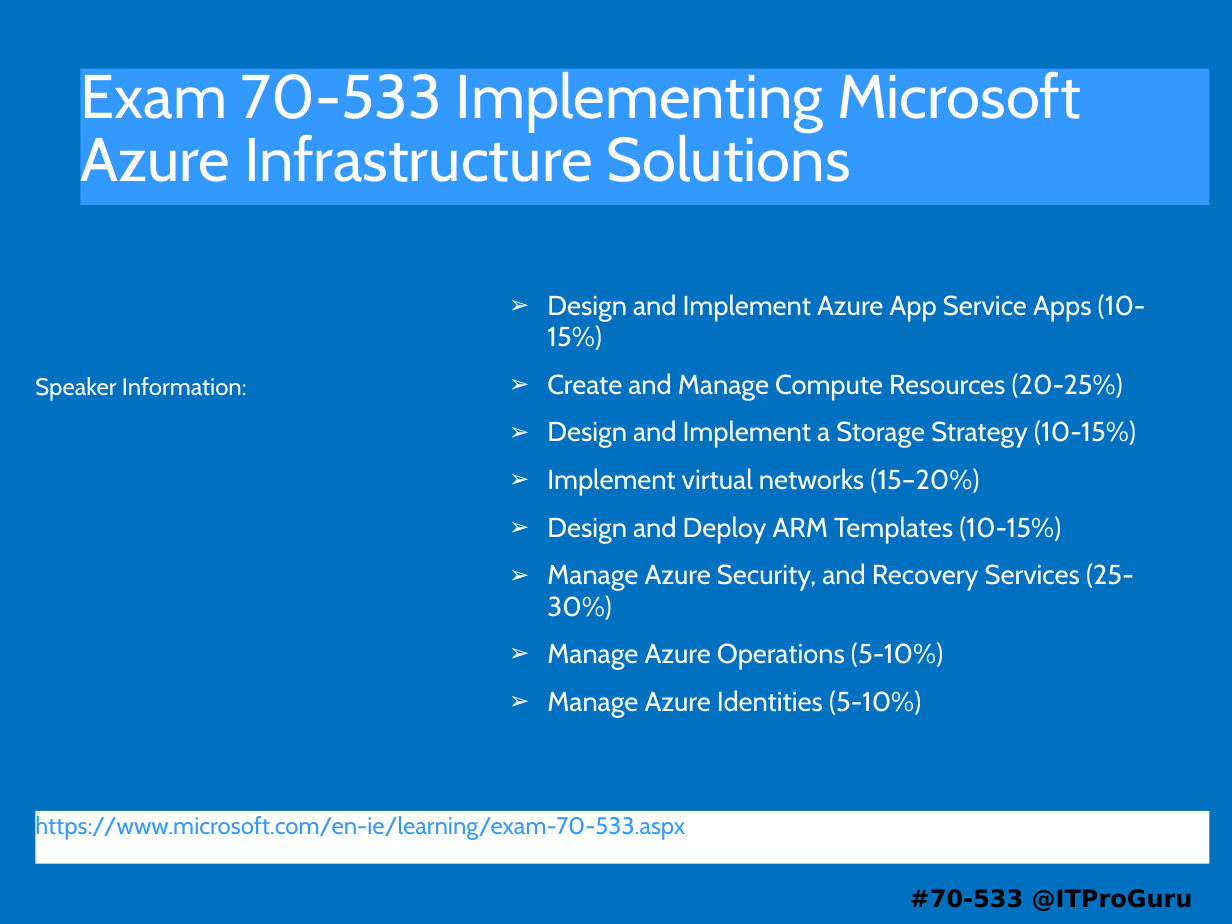
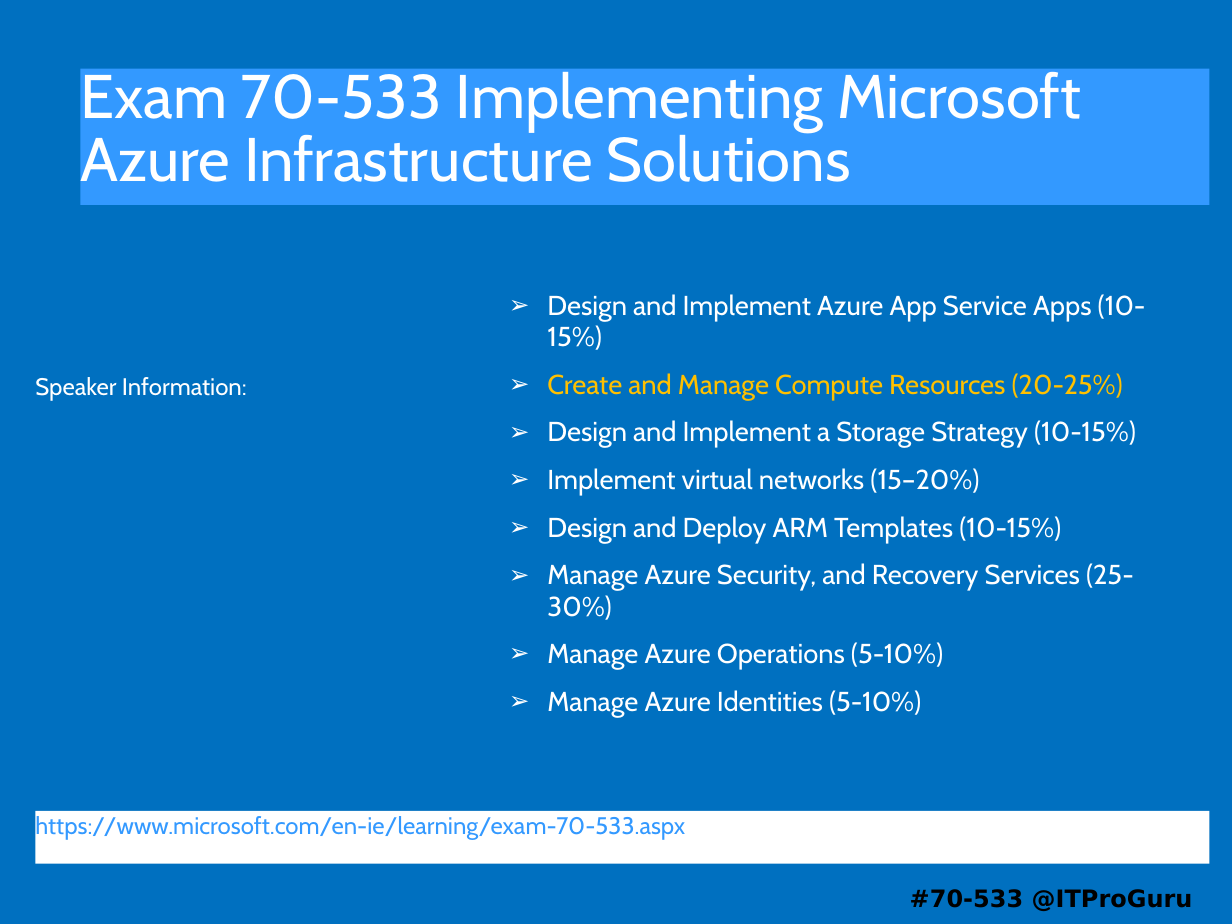
Before and after one commit to guruskill/70-533, a slide deck: slide 1 of 70-533-02-Compute.pptx. Drawn at 1232x924 pixels with LibreOffice and Linux fonts; fonts in the diff are those of the drawing. Boxes give left, top, right and bottom in pixels: in the first picture for what was removed or moved away, otherwise in the second. Text is boxed around its words. In the diff, an @@ line names an element or a change of style, - is before the commit and + after.

```diff
--- a/70-533-02-Compute.pptx
+++ b/70-533-02-Compute.pptx
@@ subtitle at box(547, 373, 1123, 400): text colour #FFFFFF to #FFC000 in "Create and Manage Compute Resources (20-25%)" @@
```
Also in this commit, not shown: 1 other slide changed, 70 slides added, 4 other files.
